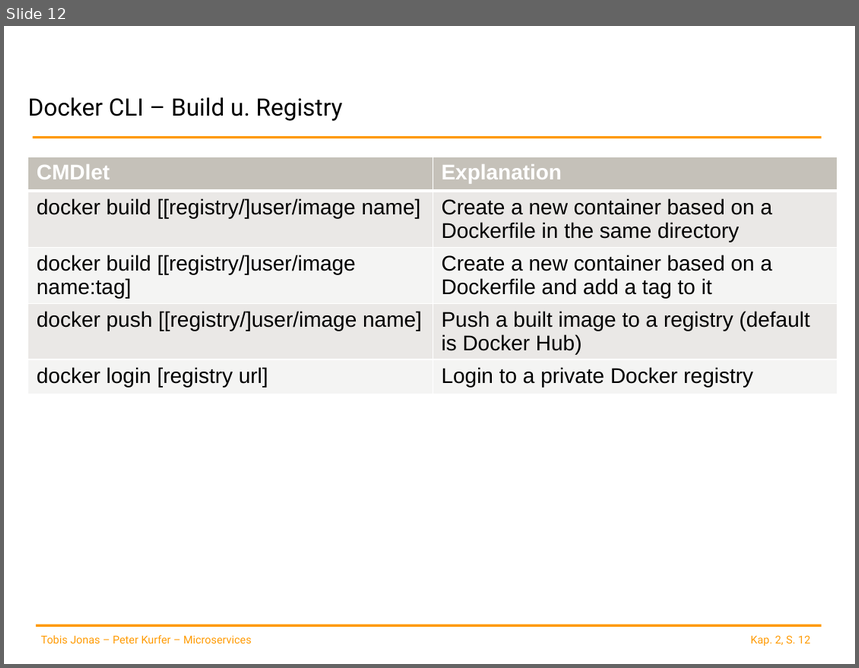
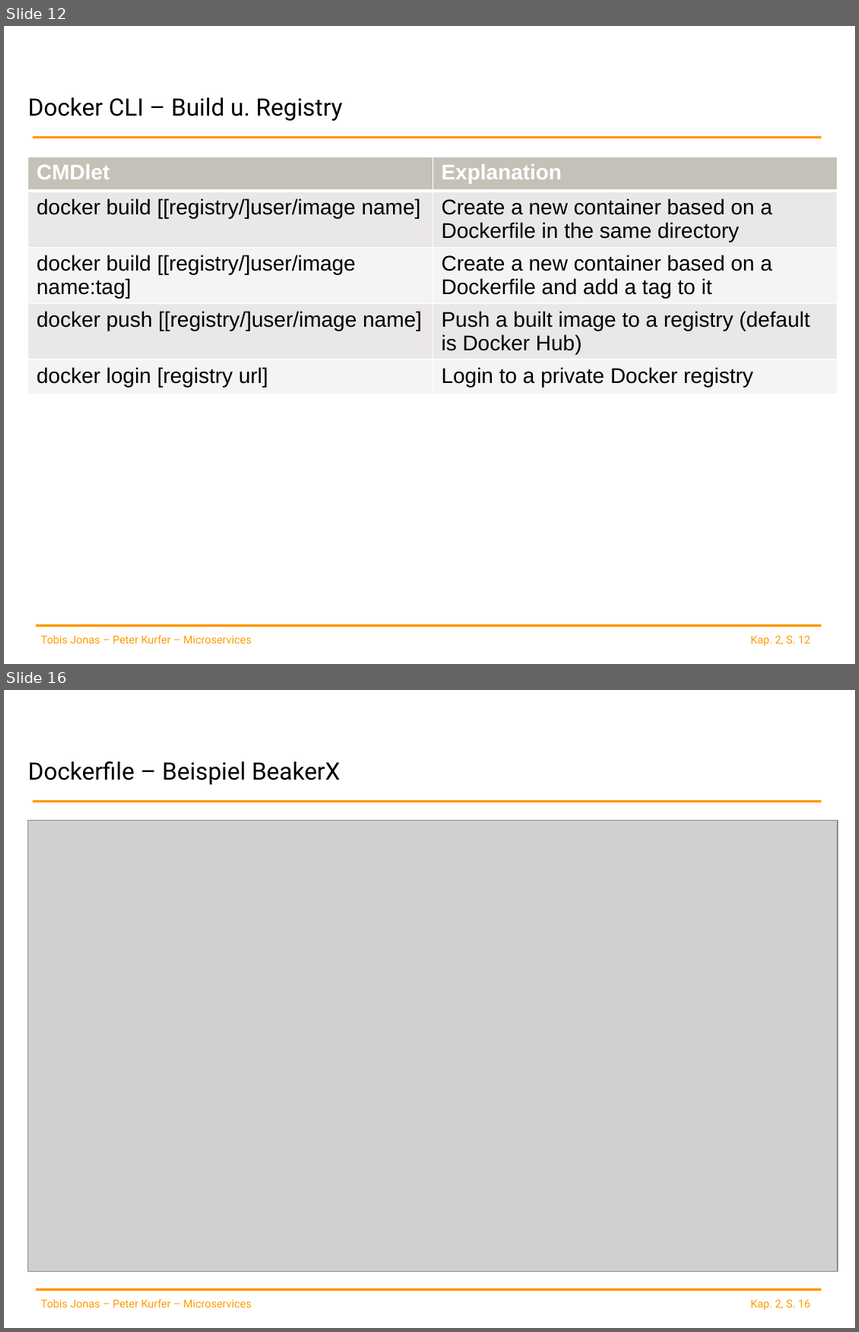
Before and after one commit to spoeck/Lectures, a slide deck: 02-Container-and-Provisioning/ContainerProvisioning.pptx. Shown one above the other, each under a label of ours: slide 12 before the commit, slides 12 and 16 after it; the slides between them are not shown. The pictures are 859x668 and 859x1332 pixels, drawn with LibreOffice and Linux fonts; fonts in the diff are those of the drawing; grey boxes stand for pictures; background and template pictures are left out. Boxes give left, top, right and bottom in pixels: in the first picture for what was removed or moved away, otherwise in the second. Text is boxed around its words. In the diff, an @@ line names an element or a change of style, - is before the commit and + after.

Commit message:
added slides about Docker image creation and Dockerfile spec

```diff
--- a/02-Container-and-Provisioning/ContainerProvisioning.pptx
+++ b/02-Container-and-Provisioning/ContainerProvisioning.pptx
@@ slide 16 added at <box>4,690,855,1328</box>, background #FFFFFF; not listed: 4 template elements that a slide beside it also shows @@
@@ title added at <box>28,761,340,785</box>, 20.3 pt, text #000000 @@
+Dockerfile – Beispiel BeakerX
@@ picture added at <box>28,820,837,1271</box> @@
```
Also in this commit, not shown: 2 slides changed, 5 other slides added.
